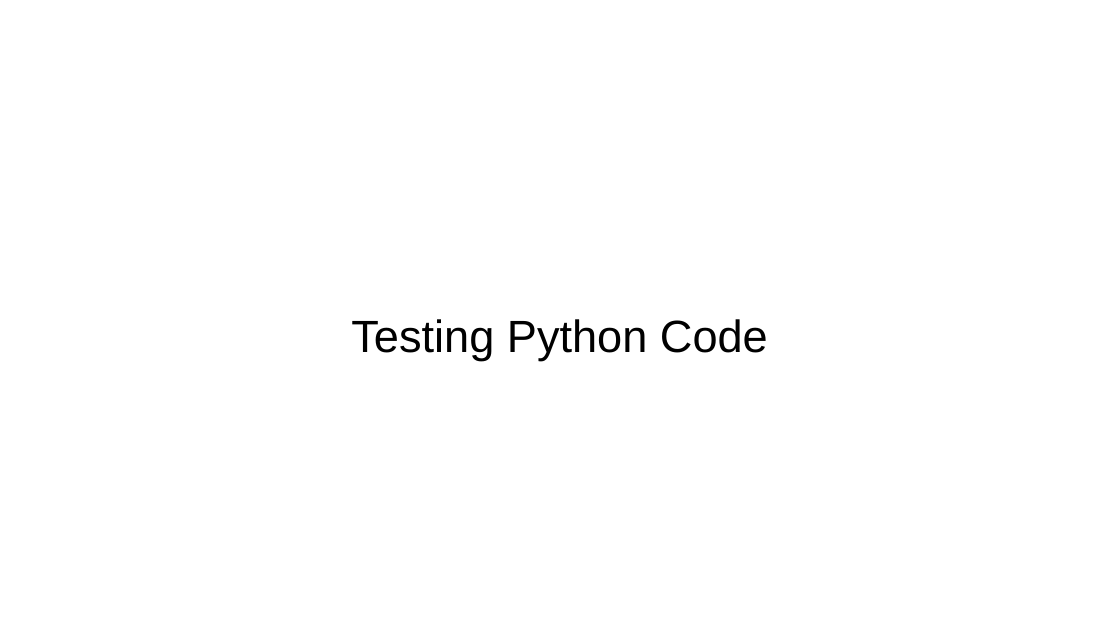
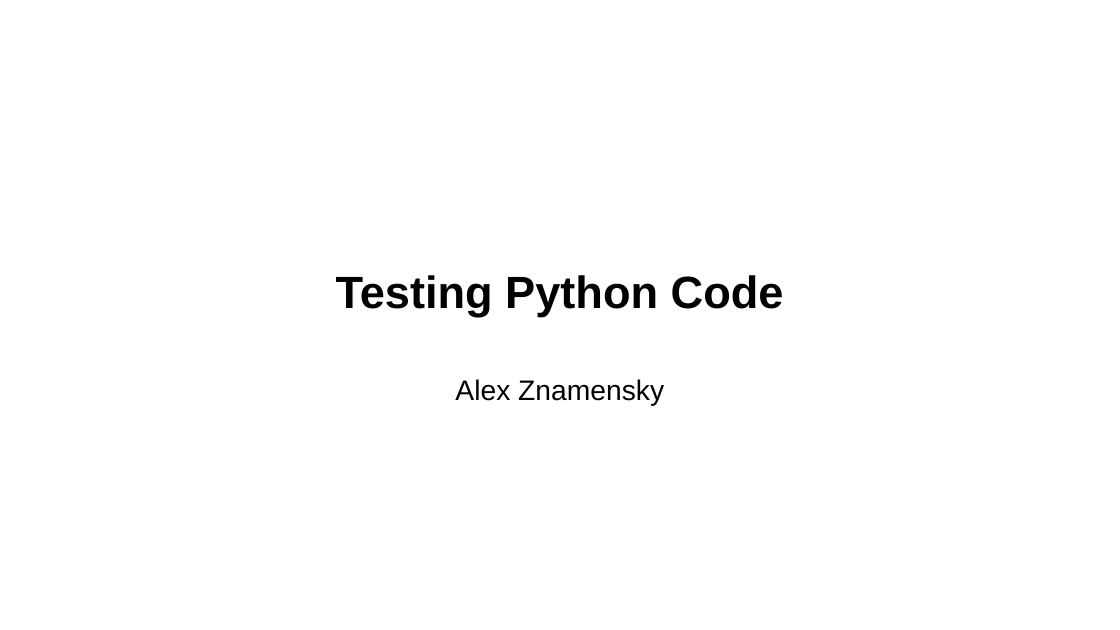
Before and after one commit to russoz/aklpug-testing-python-code, a slide deck: slide 2 of aklpug-testing-python.odp (slide 1 before the commit). Drawn at 1120x630 pixels with LibreOffice and Linux fonts; fonts in the diff are those of the drawing; background and template pictures are left out. Boxes give left, top, right and bottom in pixels: in the first picture for what was removed or moved away, otherwise in the second. Text is boxed around its words. In the diff, an @@ line names an element or a change of style, - is before the commit and + after.

```diff
--- a/aklpug-testing-python.odp
+++ b/aklpug-testing-python.odp
@@ subtitle at [336, 275, 784, 317]: bold on in "Testing Python Code" @@
@@ subtitle at [455, 379, 664, 406]: paragraph added @@
+Alex Znamensky
```
Also in this commit, not shown: 7 other slides changed, 6 slides added, 4 slides removed, 4 other files.
